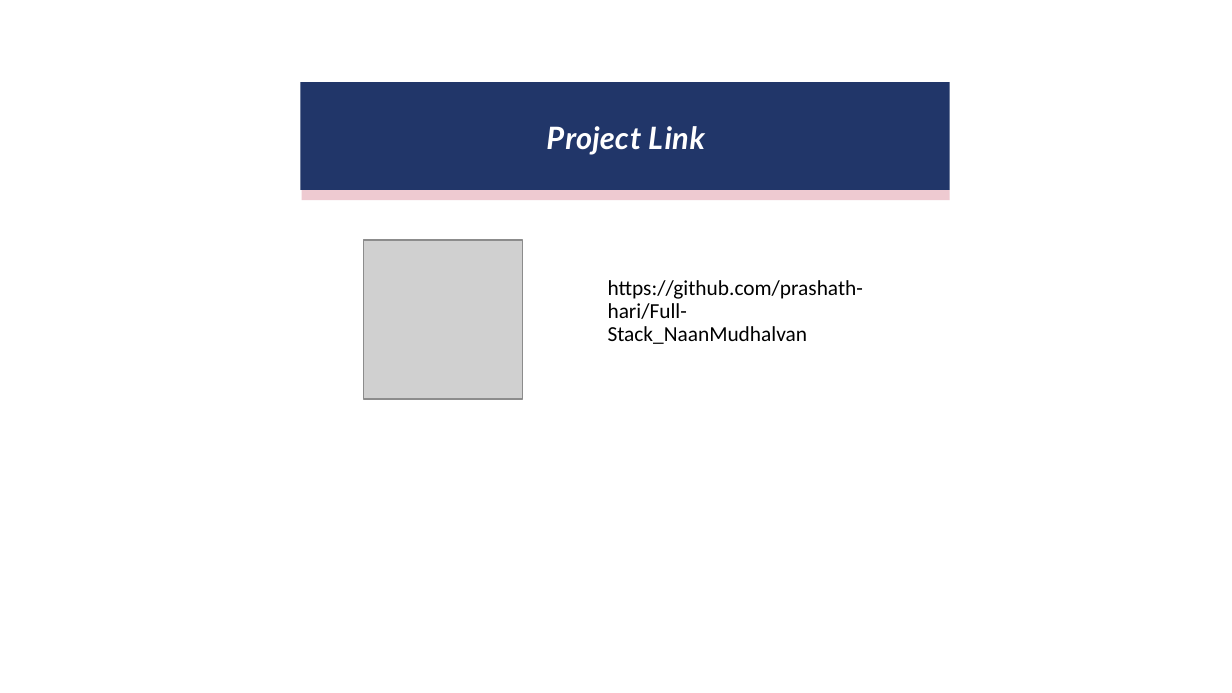
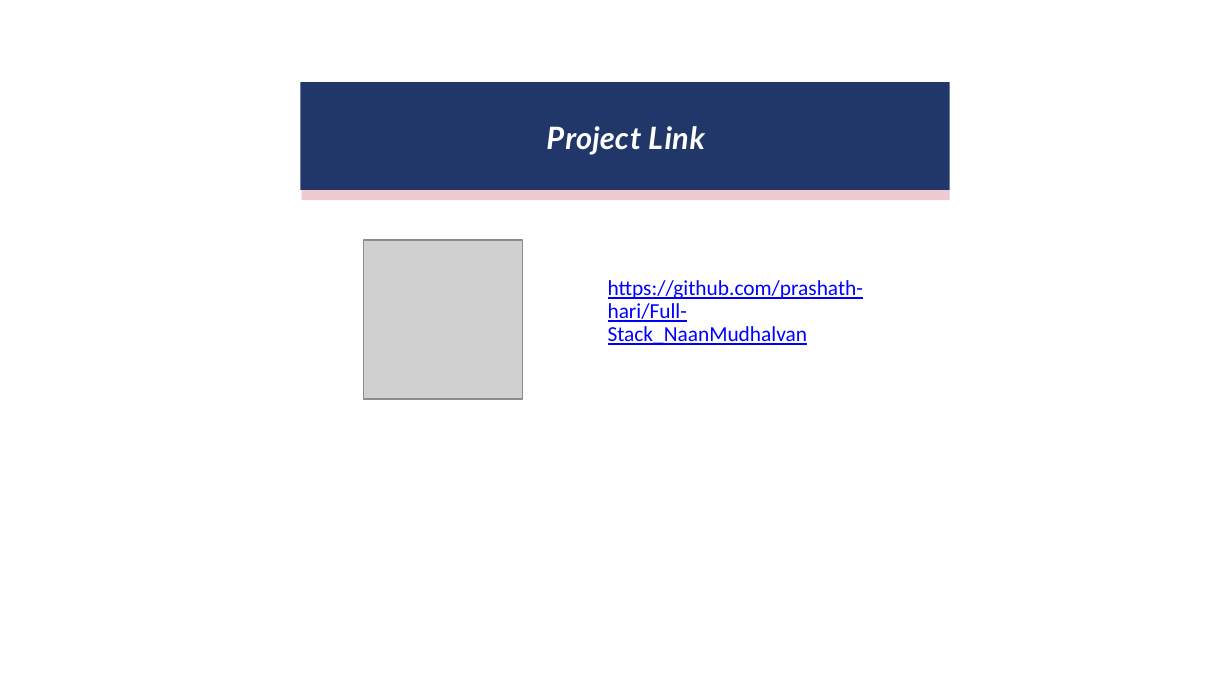
Before and after one commit to prashath-hari/Full-Stack_NaanMudhalvan, a slide deck: slide 8 of To_do_List_hariprashath.pptx. Drawn at 1232x693 pixels with LibreOffice and Linux fonts; fonts in the diff are those of the drawing; grey boxes stand for pictures; background and template pictures are left out. Boxes give left, top, right and bottom in pixels: in the first picture for what was removed or moved away, otherwise in the second. Text is boxed around its words. In the diff, an @@ line names an element or a change of style, - is before the commit and + after.

```diff
--- a/To_do_List_hariprashath.pptx
+++ b/To_do_List_hariprashath.pptx
@@ title "https://github.com/prashath-hari/Full-Stack_NaanMudhalvan" at [608,280,863,345]: text colour #000000 to #0000FF, underline on @@
```
